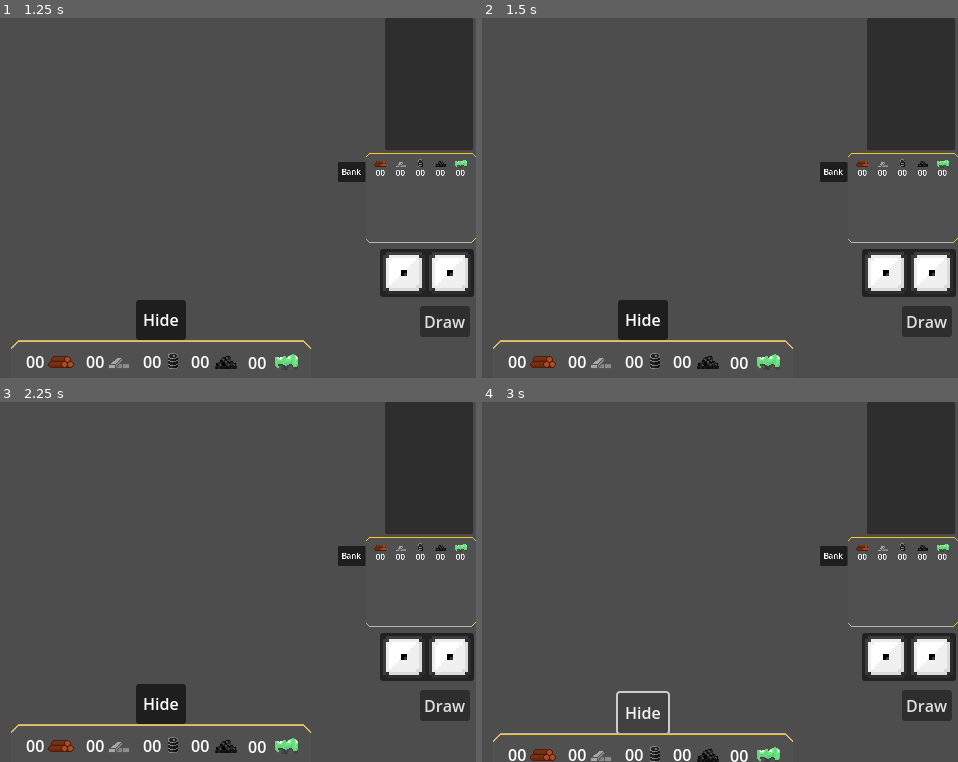
Above: before the commit, frames 1-4 (two rows, left to right).
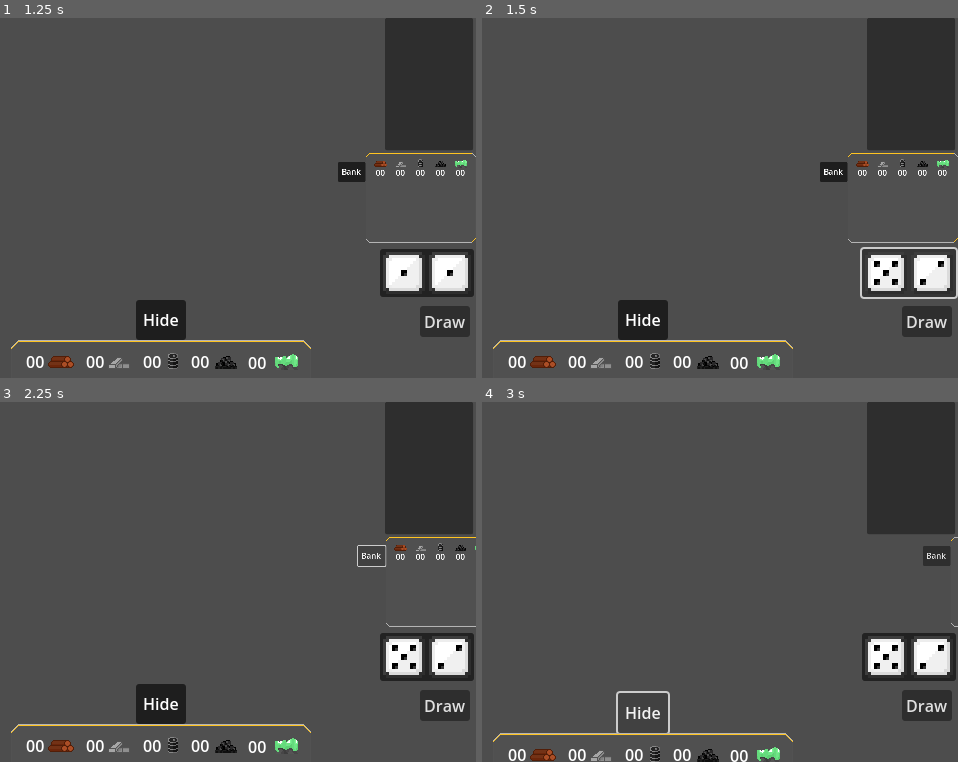
Above: after the commit, the same moments.

Repository: Mori656/Kwadratan
Game: Godot game, scene res://Scenes/Menu.tscn
The game is run twice, just before and just after one commit, with the same random seed, the same clock (stepped at 60 frames per second) and the same inputs. The engine's default icon, where the game draws it, is replaced by a stand-in: a white triangle on a blue panel in a dark square.
Inputs (mouse positions are in pixels of both pictures, inside the frame that each line leads up to):
- Up to frame 1 (1.25 s): click "Start" at 0.5 s
- Up to frame 2 (1.5 s): click (910, 273) at 1.25 s
- Up to frame 3 (2.25 s): click "Bank" at 2 s
- Up to frame 4 (3 s): click "Hide" at 2.75 s

Frame 1 is identical in both runs. In frame 2, 0.5% of the frame differs, in the area x 79-100%, y 63-79%; in frame 3, 0.8%; in frame 4, 1.1%, in the area x 71-100%, y 37-75%.
Error in both runs: Attempt to call function 'instantiate' in base 'null instance' on a null instance. (res://Scripts/game.gd:45)

Commit message:
quick merge fix

Diff:
--- a/Scenes/GameGUI.tscn
+++ b/Scenes/GameGUI.tscn
@@ -21,6 +21,18 @@
 mouse_filter = 2
 script = ExtResource("1_lw6sg")
 
+[node name="PlayersDisplays" type="Control" parent="."]
+layout_mode = 2
+anchors_preset = 0
+offset_right = 544.0
+offset_bottom = 128.0
+
+[node name="PlayersDisplaysContainer" type="HBoxContainer" parent="PlayersDisplays"]
+layout_mode = 0
+offset_right = 544.0
+offset_bottom = 128.0
+scale = Vector2(0.994295, 1.00137)
+
 [node name="DiceContainer" type="PanelContainer" parent="."]
 layout_mode = 2
 offset_left = 544.0
@@ -162,18 +174,6 @@
 [node name="VBoxContainer" type="VBoxContainer" parent="Players"]
 layout_mode = 2
 
-[node name="PlayersDisplays" type="Control" parent="."]
-layout_mode = 2
-anchors_preset = 0
-offset_right = 640.0
-offset_bottom = 368.0
-
-[node name="PlayersDisplaysContainer" type="HBoxContainer" parent="PlayersDisplays"]
-layout_mode = 0
-offset_right = 544.0
-offset_bottom = 128.0
-scale = Vector2(0.994295, 1.00137)
-
 [node name="PlayerResourcesContainer" type="Control" parent="."]
 anchors_preset = 0
 offset_left = 175.0
